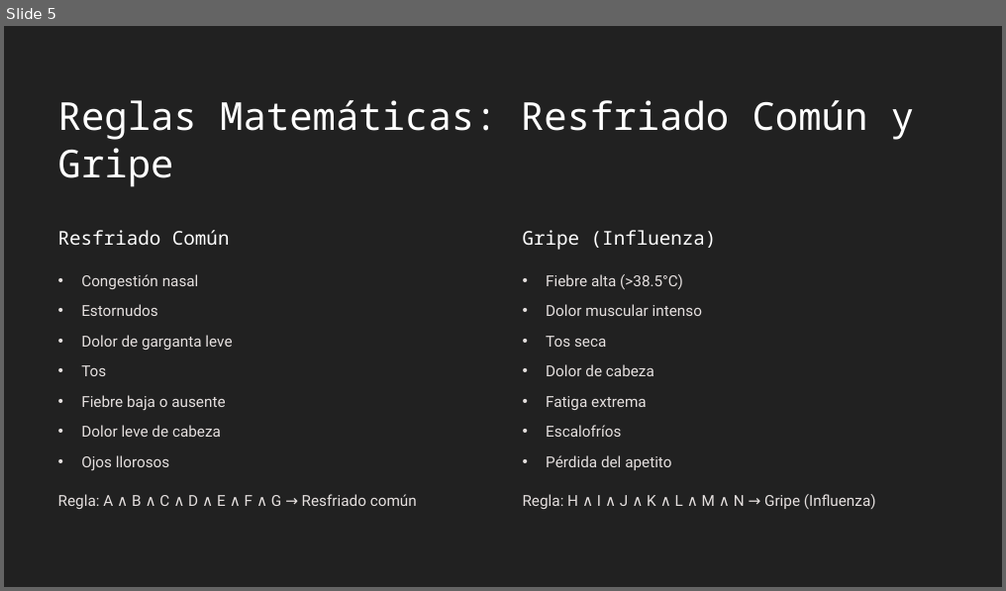
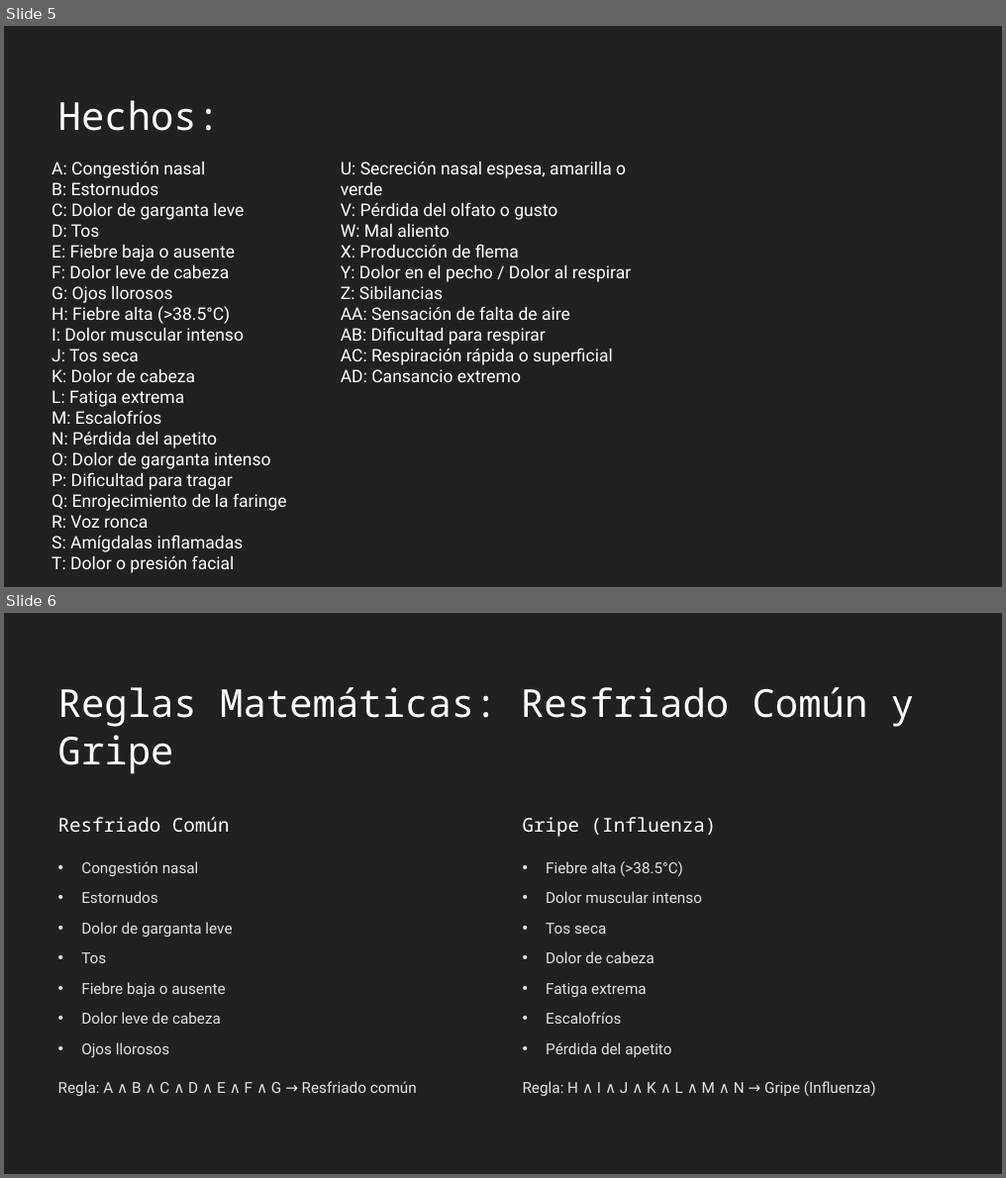
Before and after one commit to valenzuela03/IA, a slide deck: Modulo 3/TAREA 4/Exposicion Sistema Experto.pptx. Shown one above the other, each under a label of ours: slide 5 before the commit, slides 5 and 6 after it. The pictures are 1006x591 and 1006x1178 pixels, drawn with LibreOffice and Linux fonts; fonts in the diff are those of the drawing; background and template pictures are left out. Boxes give left, top, right and bottom in pixels: in the first picture for what was removed or moved away, otherwise in the second. Text is boxed around its words. In the diff, an @@ line names an element or a change of style, - is before the commit and + after.

```diff
--- a/Modulo 3/TAREA 4/Exposicion Sistema Experto.pptx
+++ b/Modulo 3/TAREA 4/Exposicion Sistema Experto.pptx
@@ slide 5 added at <box>4,26,1002,587</box>, background #FFFFFF; not listed: 1 template element that a slide beside it also shows @@
@@ text added at <box>58,100,221,131</box>, 44.5 pt, text #FFFFFF @@
+Hechos:
@@ text added at <box>52,162,287,573</box>, 20 pt, text #FFFFFF @@
+A: Congestión nasal
+B: Estornudos
+C: Dolor de garganta leve
+D: Tos
+E: Fiebre baja o ausente
+F: Dolor leve de cabeza
+G: Ojos llorosos
+H: Fiebre alta (>38.5°C)
+I: Dolor muscular intenso
+J: Tos seca
+K: Dolor de cabeza
+L: Fatiga extrema
+M: Escalofríos
+N: Pérdida del apetito
+O: Dolor de garganta intenso
+P: Dificultad para tragar
+Q: Enrojecimiento de la faringe
+R: Voz ronca
+S: Amígdalas inflamadas
+T: Dolor o presión facial
@@ text added at <box>341,162,631,382</box>, 20 pt, text #FFFFFF @@
+U: Secreción nasal espesa, amarilla o
+verde
+V: Pérdida del olfato o gusto
+W: Mal aliento
+X: Producción de flema
+Y: Dolor en el pecho / Dolor al respirar
+Z: Sibilancias
+AA: Sensación de falta de aire
+AB: Dificultad para respirar
+AC: Respiración rápida o superficial
+AD: Cansancio extremo
@@ rectangle added at <box>880,552,1002,587</box>, fill #212121 @@
@@ what was slide 5 is now slide 6 @@
```
Also in this commit, not shown: 4 other files.
